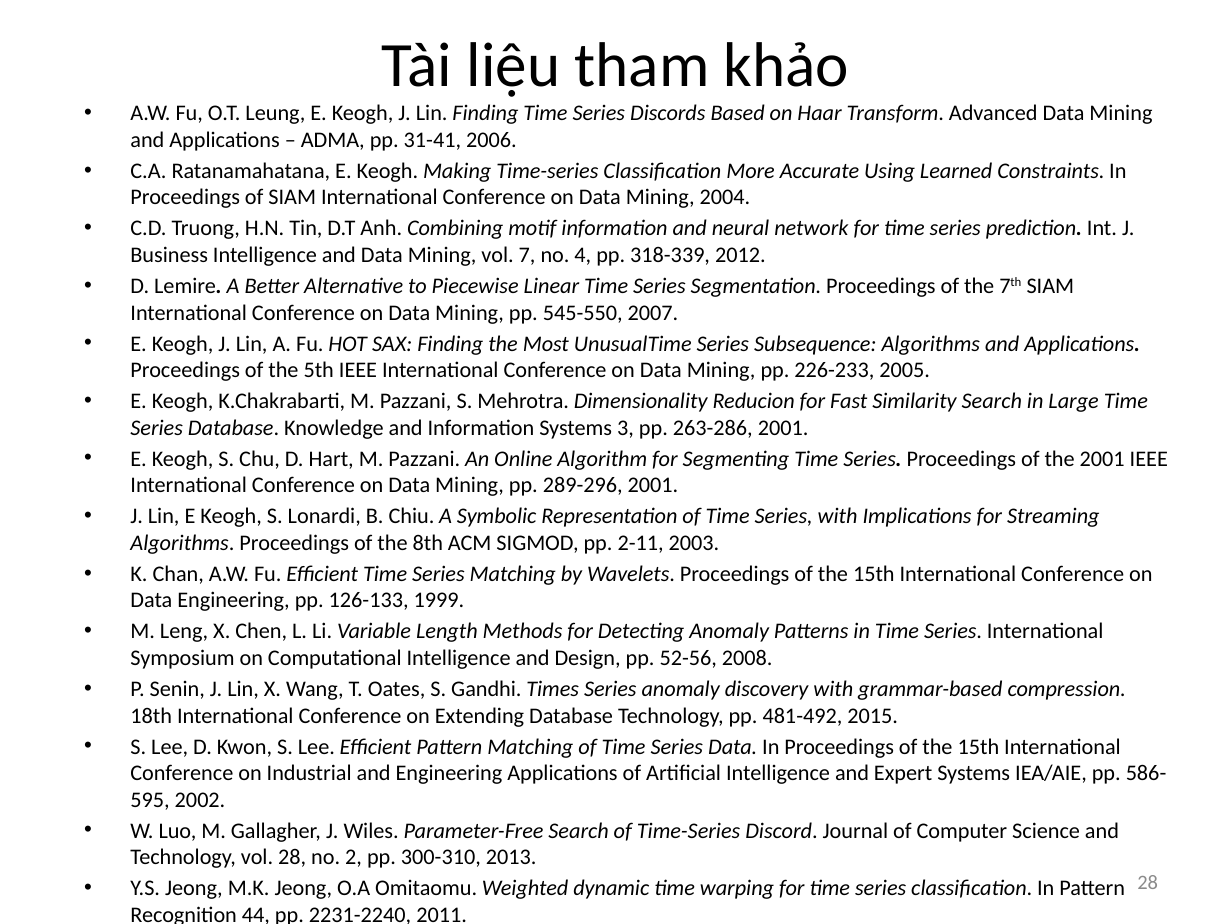
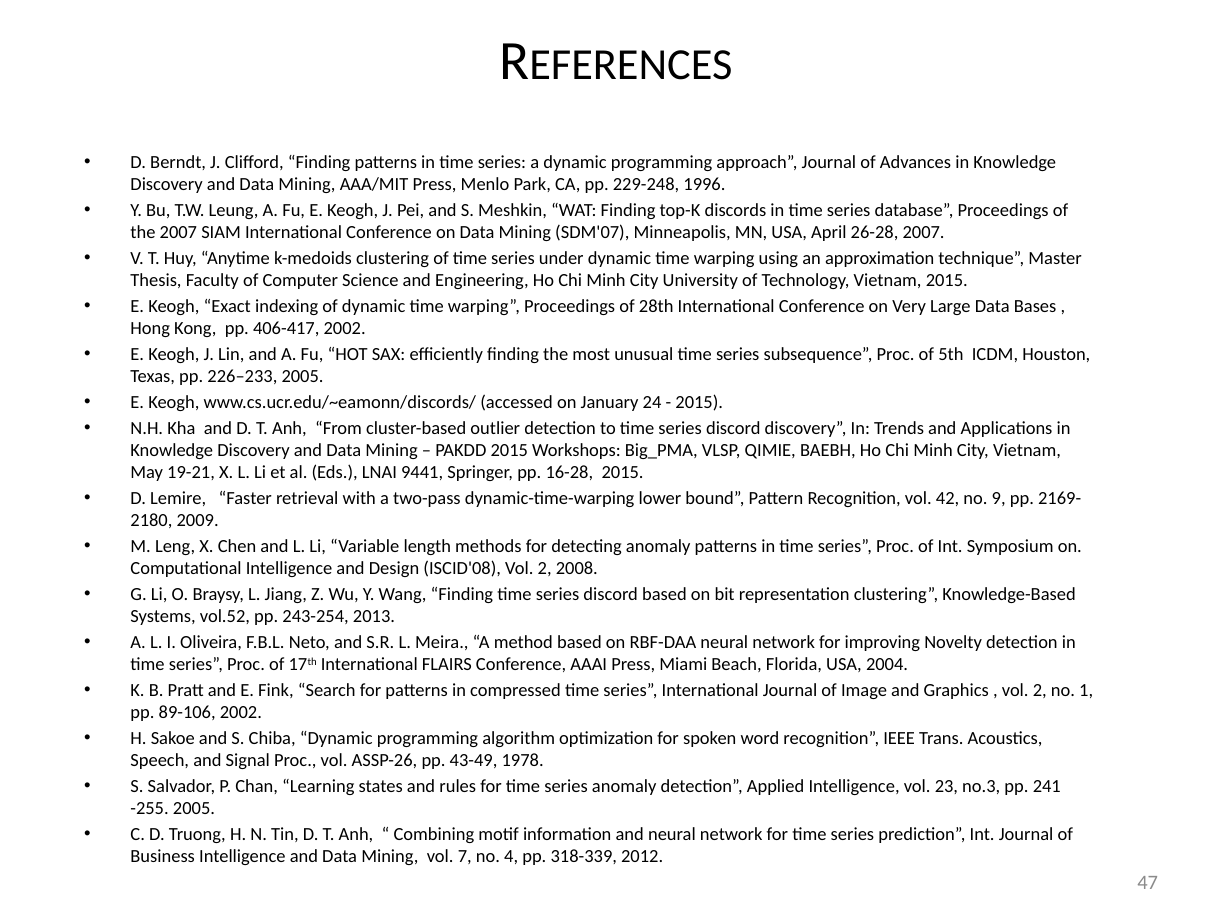
Before and after one commit to vyngo/caohoc-project-name, a slide deck: slide 47 of Report/Luan van pre.pptx (slide 28 before the commit). Drawn at 1232x924 pixels with LibreOffice and Linux fonts; fonts in the diff are those of the drawing. Boxes give left, top, right and bottom in pixels: in the first picture for what was removed or moved away, otherwise in the second. Text is boxed around its words. In the diff, an @@ line names an element or a change of style, - is before the commit and + after.

```diff
--- a/Report/Luan van pre.pptx
+++ b/Report/Luan van pre.pptx
@@ title at (382,42,849,97): text changed; size 36.9 to 32.4 pt @@
-Tài liệu tham khảo
+References
@@ text at (130,155,1093,843): text changed; size 12.9 to 10.8 pt @@
-• A.W. Fu, O.T. Leung, E. Keogh, J. Lin. Finding Time Series Discords Based on Haar Transform. Advanced Data Mining and Applications – ADMA, pp. 31-41, 2006.
-• C.A. Ratanamahatana, E. Keogh. Making Time-series Classification More Accurate Using Learned Constraints. In Proceedings of SIAM International Conference on Data Mining, 2004.
-• C.D. Truong, H.N. Tin, D.T Anh. Combining motif information and neural network for time series prediction. Int. J. Business Intelligence and Data Mining, vol. 7, no. 4, pp. 318-339, 2012.
-• D. Lemire. A Better Alternative to Piecewise Linear Time Series Segmentation. Proceedings of the 7th SIAM International Conference on Data Mining, pp. 545-550, 2007.
-• E. Keogh, J. Lin, A. Fu. HOT SAX: Finding the Most UnusualTime Series Subsequence: Algorithms and Applications. Proceedings of the 5th IEEE International Conference on Data Mining, pp. 226-233, 2005.
-• E. Keogh, K.Chakrabarti, M. Pazzani, S. Mehrotra. Dimensionality Reducion for Fast Similarity Search in Large Time Series Database. Knowledge and Information Systems 3, pp. 263-286, 2001.
-• E. Keogh, S. Chu, D. Hart, M. Pazzani. An Online Algorithm for Segmenting Time Series. Proceedings of the 2001 IEEE International Conference on Data Mining, pp. 289-296, 2001.
-• J. Lin, E Keogh, S. Lonardi, B. Chiu. A Symbolic Representation of Time Series, with Implications for Streaming Algorithms. Proceedings of the 8th ACM SIGMOD, pp. 2-11, 2003.
-• K. Chan, A.W. Fu. Efficient Time Series Matching by Wavelets. Proceedings of the 15th International Conference on Data Engineering, pp. 126-133, 1999.
-• M. Leng, X. Chen, L. Li. Variable Length Methods for Detecting Anomaly Patterns in Time Series. International Symposium on Computational Intelligence and Design, pp. 52-56, 2008.
-• P. Senin, J. Lin, X. Wang, T. Oates, S. Gandhi. Times Series anomaly discovery with grammar-based compression. 18th International Conference on Extending Database Technology, pp. 481-492, 2015.
-• S. Lee, D. Kwon, S. Lee. Efficient Pattern Matching of Time Series Data. In Proceedings of the 15th International Conference on Industrial and Engineering Applications of Artificial Intelligence and Expert Systems IEA/AIE, pp. 586-595, 2002.
-• W. Luo, M. Gallagher, J. Wiles. Parameter-Free Search of Time-Series Discord. Journal of Computer Science and Technology, vol. 28, no. 2, pp. 300-310, 2013.
-• Y.S. Jeong, M.K. Jeong, O.A Omitaomu. Weighted dynamic time warping for time series classification. In Pattern Recognition 44, pp. 2231-2240, 2011.
-• Y. Bu, T. Leung, A.W. Fu, E. Keogh, J. Pei, S. Meshkin. WAT: Finding Top-K Discords in Time Series Database. Proceedings of the 7th SIAM International Conference on Data Mining, pp. 449-454, 2007.
+• D. Berndt, J. Clifford, “Finding patterns in time series: a dynamic programming approach”, Journal of Advances in Knowledge Discovery and Data Mining, AAA/MIT Press, Menlo Park, CA, pp. 229-248, 1996.
+• Y. Bu, T.W. Leung, A. Fu, E. Keogh, J. Pei, and S. Meshkin, “WAT: Finding top-K discords in time series database”, Proceedings of the 2007 SIAM International Conference on Data Mining (SDM'07), Minneapolis, MN, USA, April 26-28, 2007.
+• V. T. Huy, “Anytime k-medoids clustering of time series under dynamic time warping using an approximation technique”, Master Thesis, Faculty of Computer Science and Engineering, Ho Chi Minh City University of Technology, Vietnam, 2015.
+• E. Keogh, “Exact indexing of dynamic time warping”, Proceedings of 28th International Conference on Very Large Data Bases , Hong Kong, pp. 406-417, 2002.
+• E. Keogh, J. Lin, and A. Fu, “HOT SAX: efficiently finding the most unusual time series subsequence”, Proc. of 5th ICDM, Houston, Texas, pp. 226–233, 2005.
+• E. Keogh, www.cs.ucr.edu/~eamonn/discords/ (accessed on January 24 - 2015).
+• N.H. Kha and D. T. Anh, “From cluster-based outlier detection to time series discord discovery”, In: Trends and Applications in Knowledge Discovery and Data Mining – PAKDD 2015 Workshops: Big_PMA, VLSP, QIMIE, BAEBH, Ho Chi Minh City, Vietnam, May 19-21, X. L. Li et al. (Eds.), LNAI 9441, Springer, pp. 16-28, 2015.
+• D. Lemire, “Faster retrieval with a two-pass dynamic-time-warping lower bound”, Pattern Recognition, vol. 42, no. 9, pp. 2169-2180, 2009.
+• M. Leng, X. Chen and L. Li, “Variable length methods for detecting anomaly patterns in time series”, Proc. of Int. Symposium on. Computational Intelligence and Design (ISCID'08), Vol. 2, 2008.
+• G. Li, O. Braysy, L. Jiang, Z. Wu, Y. Wang, “Finding time series discord based on bit representation clustering”, Knowledge-Based Systems, vol.52, pp. 243-254, 2013.
+• A. L. I. Oliveira, F.B.L. Neto, and S.R. L. Meira., “A method based on RBF-DAA neural network for improving Novelty detection in time series”, Proc. of 17th International FLAIRS Conference, AAAI Press, Miami Beach, Florida, USA, 2004.
+• K. B. Pratt and E. Fink, “Search for patterns in compressed time series”, International Journal of Image and Graphics , vol. 2, no. 1, pp. 89-106, 2002.
+• H. Sakoe and S. Chiba, “Dynamic programming algorithm optimization for spoken word recognition”, IEEE Trans. Acoustics, Speech, and Signal Proc., vol. ASSP-26, pp. 43-49, 1978.
+• S. Salvador, P. Chan, “Learning states and rules for time series anomaly detection”, Applied Intelligence, vol. 23, no.3, pp. 241 -255. 2005.
+• C. D. Truong, H. N. Tin, D. T. Anh, “ Combining motif information and neural network for time series prediction”, Int. Journal of Business Intelligence and Data Mining, vol. 7, no. 4, pp. 318-339, 2012.
@@ page number at (1137,876,1158,889): text changed @@
-28
+47
```
Also in this commit, not shown: 4 other slides changed, 26 slides added, 7 slides removed, 1 other file.
